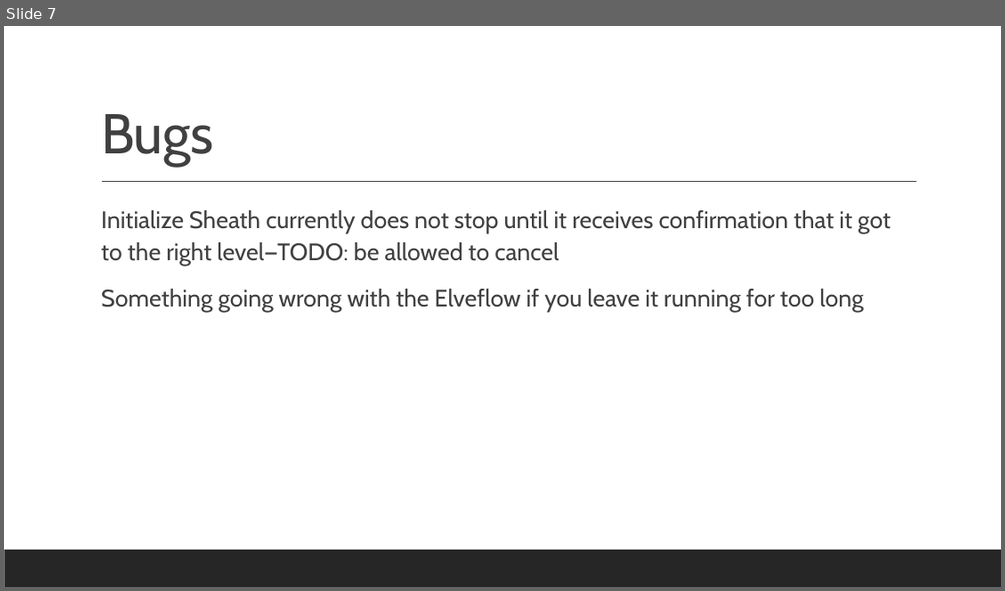
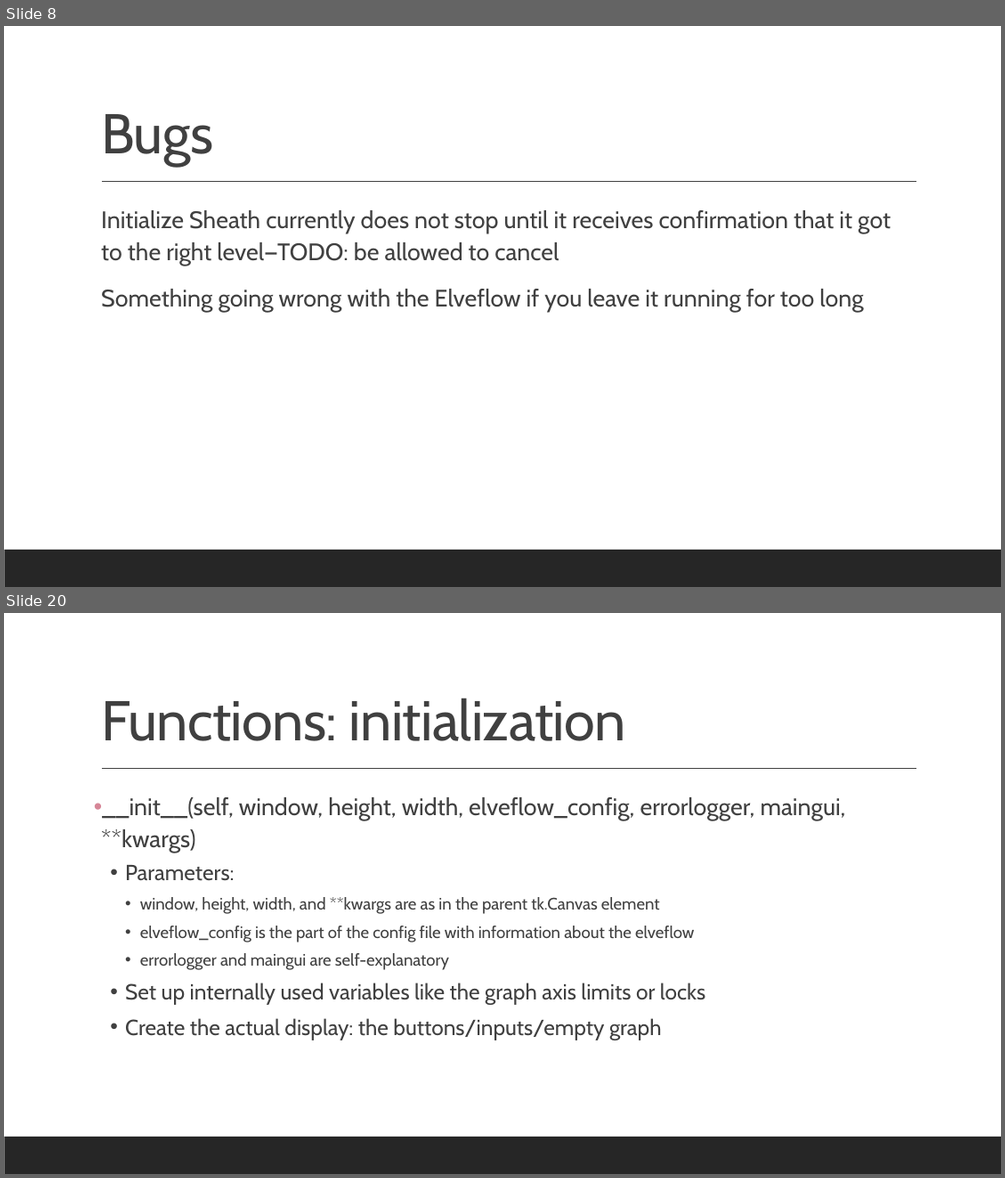
Before and after one commit to mathmauney/SAXSControl, a slide deck: Documentation.pptx. Shown one above the other, each under a label of ours: slide 7 before the commit, slides 8 and 20 after it; the slides between them are not shown. The pictures are 1005x591 and 1005x1178 pixels, drawn with LibreOffice and Linux fonts; fonts in the diff are those of the drawing. Boxes give left, top, right and bottom in pixels: in the first picture for what was removed or moved away, otherwise in the second. Text is boxed around its words. In the diff, an @@ line names an element or a change of style, - is before the commit and + after.

```diff
--- a/Documentation.pptx
+++ b/Documentation.pptx
@@ slide 20 added at (x1=4, y1=613, x2=1001, y2=1174), background #FFFFFF; not listed: 2 template elements that a slide beside it also shows @@
@@ title added at (x1=101, y1=698, x2=626, y2=741), 54 pt, text #404040 @@
+Functions: initialization
@@ text added at (x1=101, y1=797, x2=846, y2=1040), 16 pt, text #404040 @@
+• __init__(self, window, height, width, elveflow_config, errorlogger, maingui, **kwargs)
+  • Parameters:
+    • window, height, width, and **kwargs are as in the parent tk.Canvas element
+    • elveflow_config is the part of the config file with information about the elveflow
+    • errorlogger and maingui are self-explanatory
+  • Set up internally used variables like the graph axis limits or locks
+  • Create the actual display: the buttons/inputs/empty graph
@@ what was slide 7 is now slide 8 @@
```
Also in this commit, not shown: 4 slides changed, 19 other slides added, 3 other files.
